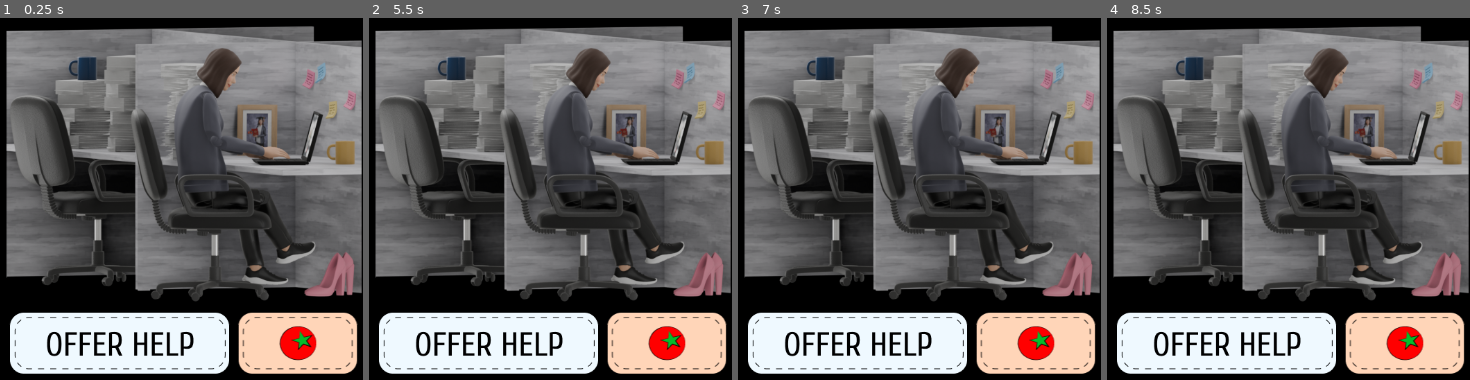
Above: before the commit, frames 1-4 (left to right).
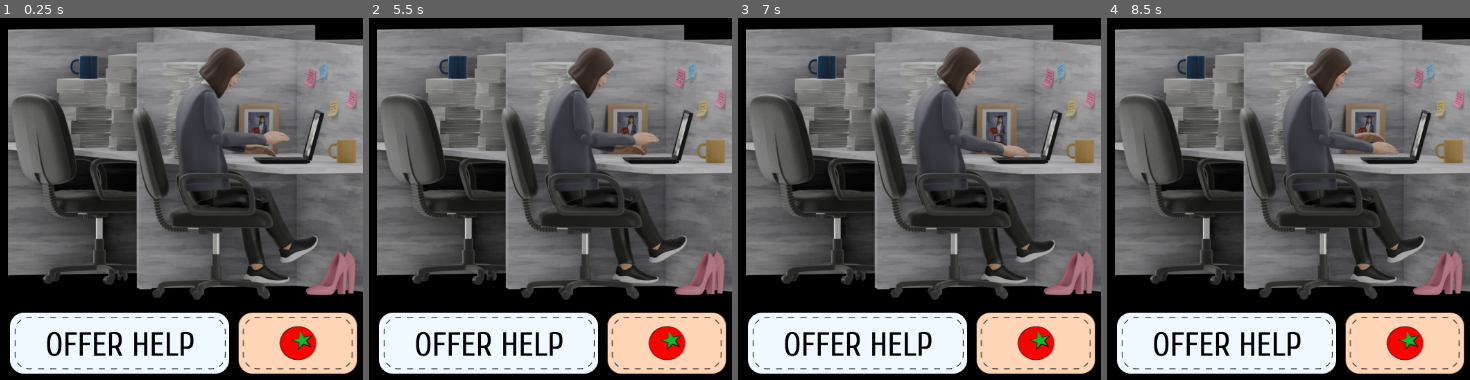
Above: after the commit, the same moments.

Repository: grkovalev/office-game
Game: Godot game, scene res://node.tscn
The game is run twice, just before and just after one commit, with the same random seed, the same clock (stepped at 60 frames per second) and the same inputs.
Inputs:
- Up to frame 1 (0.25 s): no input
- Up to frame 2 (5.5 s): tap Enter at 0.5 s; tap Space at 3.5 s
- Up to frame 3 (7 s): tap Enter at 5.75 s
- Up to frame 4 (8.5 s): tap Space at 8 s

The runs differ from the first frame. In frame 1, 8.8% of the frame differs, in the area x 1-100%, y 1-79%; in frame 2, 8.8%; in frame 3, 8.1%; in frame 4, 8.6%.

Commit message:
Added idle anim
Replaced idle frame with idle animation

Diff:
--- a/node.tscn
+++ b/node.tscn
@@ -1,9 +1,90 @@
-[gd_scene load_steps=5 format=3 uid="uid://bk08lfcueqr7m"]
+[gd_scene load_steps=23 format=3 uid="uid://bk08lfcueqr7m"]
 
 [ext_resource type="Script" uid="uid://dbrimv525bas6" path="res://main.gd" id="1_sy5k4"]
 [ext_resource type="Texture2D" uid="uid://cfg1btb3xrrqu" path="res://button_help.png" id="2_e2u21"]
 [ext_resource type="Texture2D" uid="uid://c3o37vt3pu2bq" path="res://01_idleworkerf.png" id="2_j2q8x"]
 [ext_resource type="Texture2D" uid="uid://dxrsbed55wgcq" path="res://button_pomodorro.png" id="4_bss38"]
+[ext_resource type="Texture2D" uid="uid://bahgdu7leq8yr" path="res://anim/idleanim/10001.png" id="5_ey15c"]
+[ext_resource type="Texture2D" uid="uid://4e8xhl4og3xj" path="res://anim/idleanim/10002.png" id="6_p1837"]
+[ext_resource type="Texture2D" uid="uid://bnemg5vfqv57p" path="res://anim/idleanim/10003.png" id="7_qv2vy"]
+[ext_resource type="Texture2D" uid="uid://dkof0iii4j6sq" path="res://anim/idleanim/10004.png" id="8_8jewq"]
+[ext_resource type="Texture2D" uid="uid://d2ifin23m24go" path="res://anim/idleanim/10005.png" id="9_3xwg0"]
+[ext_resource type="Texture2D" uid="uid://br43eefaydks5" path="res://anim/idleanim/10006.png" id="10_85l3h"]
+[ext_resource type="Texture2D" uid="uid://cmk2rq32wfgyw" path="res://anim/idleanim/10007.png" id="11_j31fo"]
+[ext_resource type="Texture2D" uid="uid://cjqj1abkpaaft" path="res://anim/idleanim/10008.png" id="12_o6fs4"]
+[ext_resource type="Texture2D" uid="uid://vrau0mi4fmhf" path="res://anim/idleanim/10009.png" id="13_twhnx"]
+[ext_resource type="Texture2D" uid="uid://c823qsl7imyqy" path="res://anim/idleanim/10010.png" id="14_1am0g"]
+[ext_resource type="Texture2D" uid="uid://t68ih6mh6ahw" path="res://anim/idleanim/10011.png" id="15_2wy2p"]
+[ext_resource type="Texture2D" uid="uid://bvyqpn7kdbenm" path="res://anim/idleanim/10012.png" id="16_w6pri"]
+[ext_resource type="Texture2D" uid="uid://c2gnmsjvdtmcc" path="res://anim/idleanim/10013.png" id="17_nha2g"]
+[ext_resource type="Texture2D" uid="uid://de8up6gfuwljl" path="res://anim/idleanim/10014.png" id="18_4bn0x"]
+[ext_resource type="Texture2D" uid="uid://cfrclv2k628j3" path="res://anim/idleanim/10015.png" id="19_m7n71"]
+[ext_resource type="Texture2D" uid="uid://bfqnj5ijlk2xy" path="res://anim/idleanim/10016.png" id="20_prngn"]
+[ext_resource type="Texture2D" uid="uid://hrdi8g8ru18c" path="res://anim/idleanim/10017.png" id="21_hq5fo"]
+
+[sub_resource type="SpriteFrames" id="SpriteFrames_rl2iq"]
+animations = [{
+"frames": [],
+"loop": true,
+"name": &"default",
+"speed": 5.0
+}, {
+"frames": [{
+"duration": 1.0,
+"texture": ExtResource("5_ey15c")
+}, {
+"duration": 1.0,
+"texture": ExtResource("6_p1837")
+}, {
+"duration": 1.0,
+"texture": ExtResource("7_qv2vy")
+}, {
+"duration": 1.0,
+"texture": ExtResource("8_8jewq")
+}, {
+"duration": 1.0,
+"texture": ExtResource("9_3xwg0")
+}, {
+"duration": 1.0,
+"texture": ExtResource("10_85l3h")
+}, {
+"duration": 1.0,
+"texture": ExtResource("11_j31fo")
+}, {
+"duration": 1.0,
+"texture": ExtResource("12_o6fs4")
+}, {
+"duration": 1.0,
+"texture": ExtResource("13_twhnx")
+}, {
+"duration": 1.0,
+"texture": ExtResource("14_1am0g")
+}, {
+"duration": 1.0,
+"texture": ExtResource("15_2wy2p")
+}, {
+"duration": 1.0,
+"texture": ExtResource("16_w6pri")
+}, {
+"duration": 1.0,
+"texture": ExtResource("17_nha2g")
+}, {
+"duration": 1.0,
+"texture": ExtResource("18_4bn0x")
+}, {
+"duration": 1.0,
+"texture": ExtResource("19_m7n71")
+}, {
+"duration": 1.0,
+"texture": ExtResource("20_prngn")
+}, {
+"duration": 1.0,
+"texture": ExtResource("21_hq5fo")
+}],
+"loop": true,
+"name": &"idle_working",
+"speed": 16.0
+}]
 
 [node name="main" type="Node2D"]
 script = ExtResource("1_sy5k4")
@@ -13,9 +94,19 @@
 texture = ExtResource("2_e2u21")
 
 [node name="Officedesk" type="Sprite2D" parent="."]
+visible = false
 position = Vector2(894, 236)
 texture = ExtResource("2_j2q8x")
 
 [node name="button_pomodorro" type="Sprite2D" parent="."]
 position = Vector2(1058, 531)
 texture = ExtResource("4_bss38")
+
+[node name="anim_idle_office" type="AnimatedSprite2D" parent="."]
+texture_repeat = 2
+position = Vector2(896, 234)
+sprite_frames = SubResource("SpriteFrames_rl2iq")
+animation = &"idle_working"
+autoplay = "idle_working"
+frame = 7
+frame_progress = 0.4649876
Binary file added: anim/idleanim/10001.png
Not shown, added: anim/idleanim/10001.png.import
Binary file added: anim/idleanim/10002.png
Not shown, added: anim/idleanim/10002.png.import
Binary file added: anim/idleanim/10003.png
Not shown, added: anim/idleanim/10003.png.import
Binary file added: anim/idleanim/10004.png
Not shown, added: anim/idleanim/10004.png.import
Binary file added: anim/idleanim/10005.png
Not shown, added: anim/idleanim/10005.png.import
Binary file added: anim/idleanim/10006.png
Not shown, added: anim/idleanim/10006.png.import
(and 22 more such lines)
